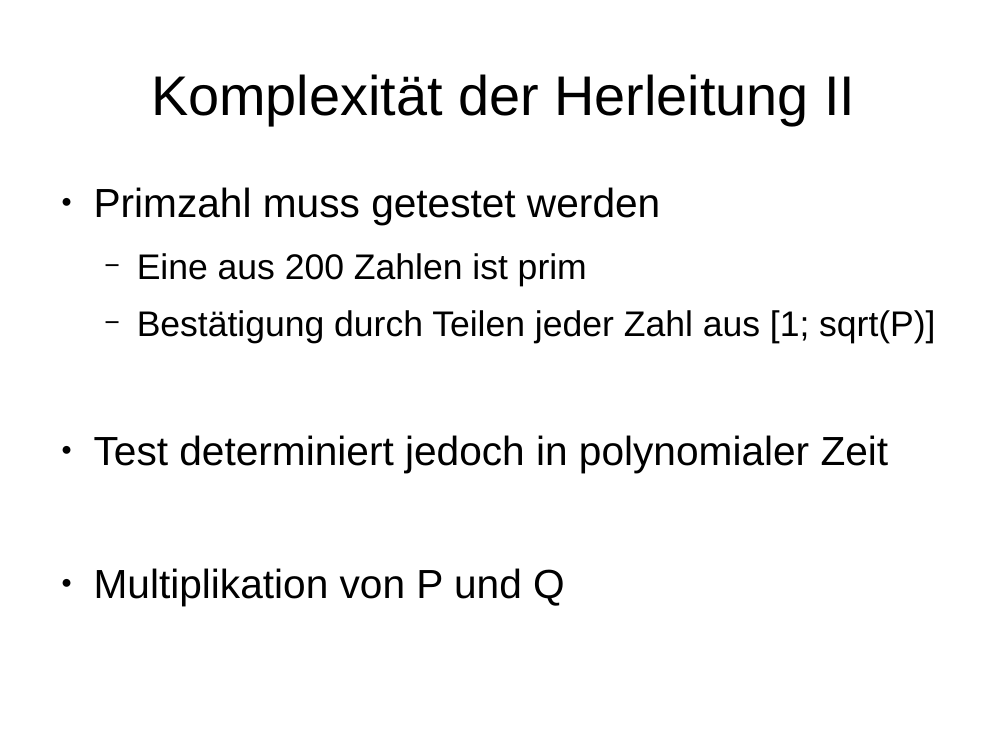
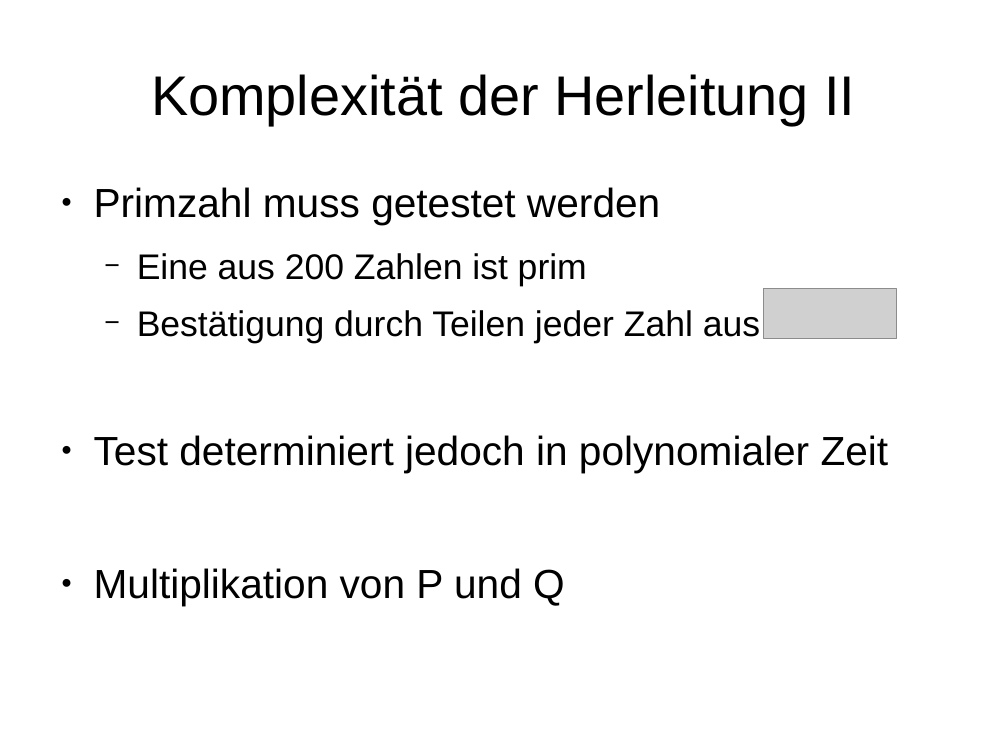
Before and after one commit to stadler-tom/schreibzeug, a slide deck: slide 13 of Presentation/Hauptseminar_RSA.odp (slide 12 before the commit). Drawn at 1008x756 pixels with LibreOffice and Linux fonts; fonts in the diff are those of the drawing; grey boxes stand for pictures. Boxes give left, top, right and bottom in pixels: in the first picture for what was removed or moved away, otherwise in the second. Text is boxed around its words. In the diff, an @@ line names an element or a change of style, - is before the commit and + after.

```diff
--- a/Presentation/Hauptseminar_RSA.odp
+++ b/Presentation/Hauptseminar_RSA.odp
@@ picture added at (764, 289, 897, 339) @@
@@ text at (137, 310, 760, 343): text changed @@
-  − Bestätigung durch Teilen jeder Zahl aus [1; sqrt(P)]
+  − Bestätigung durch Teilen jeder Zahl aus
```
Also in this commit, not shown: 16 other slides changed, 3 slides added, 1 other file.
